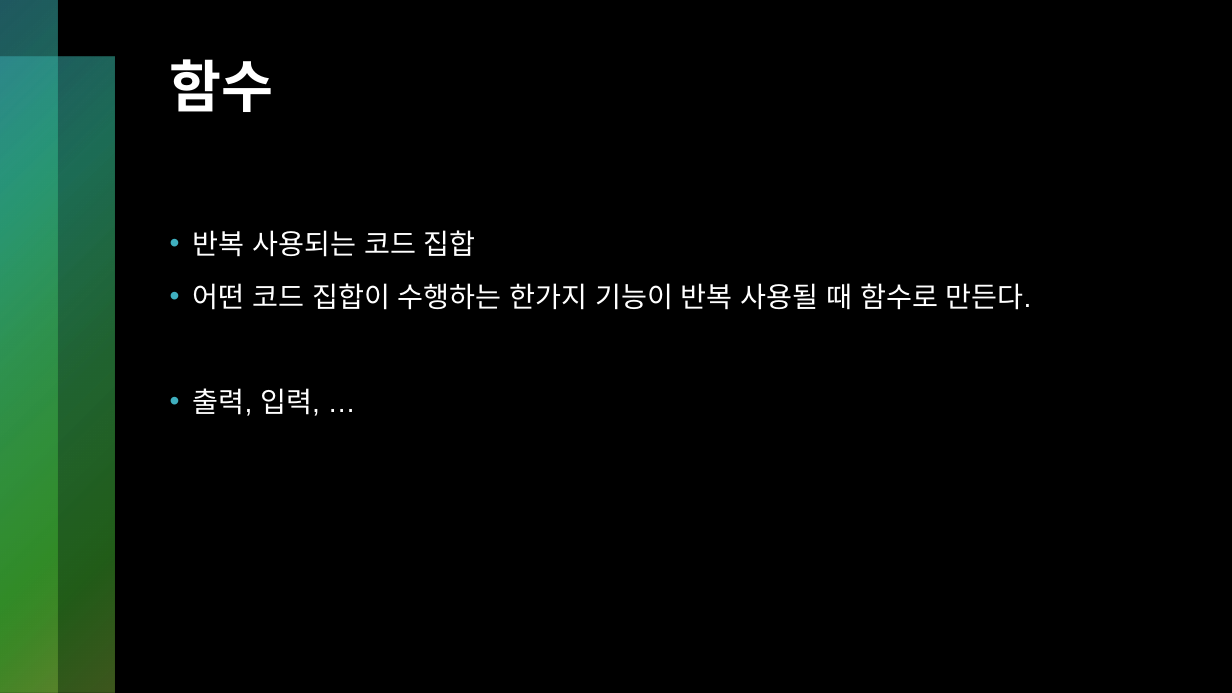
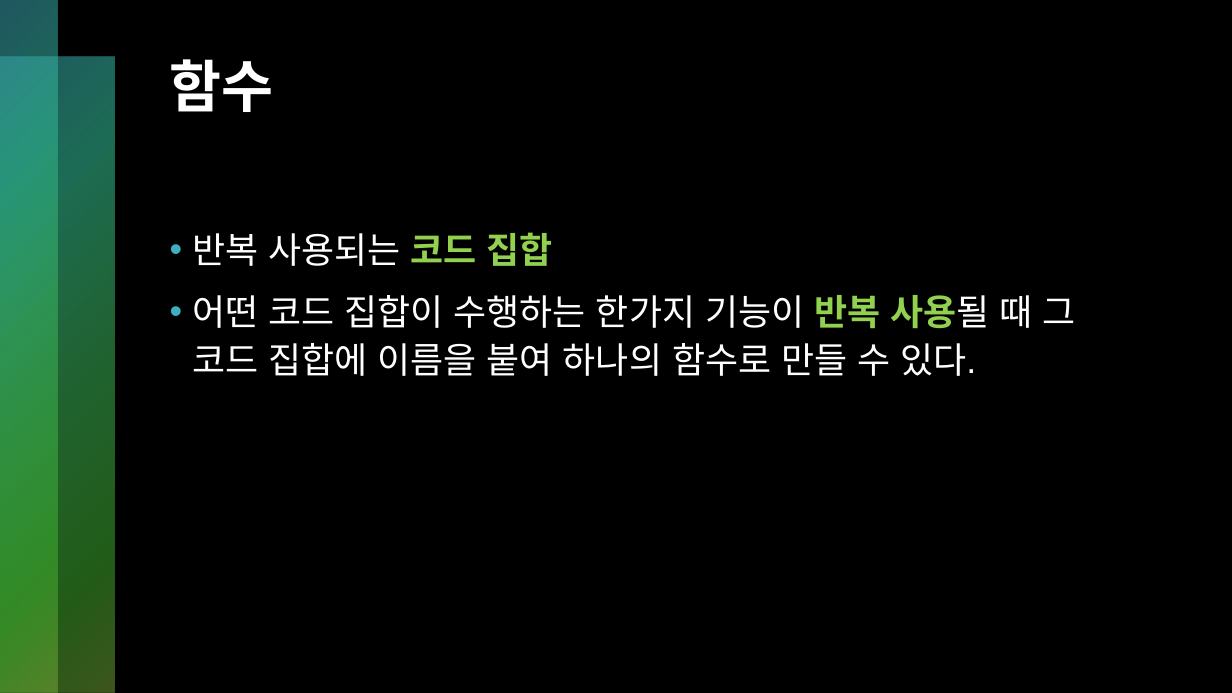
Before and after one commit to kckc0608/hiarc-2024-1-basic-study, a slide deck: slide 3 of [2024-1 기초 스터디] 7. 함수, 재귀함수.pptx. Drawn at 1232x693 pixels with LibreOffice and Linux fonts; fonts in the diff are those of the drawing. Boxes give left, top, right and bottom in pixels: in the first picture for what was removed or moved away, otherwise in the second. Text is boxed around its words. In the diff, an @@ line names an element or a change of style, - is before the commit and + after.

```diff
--- a/[2024-1 기초 스터디] 7. 함수, 재귀함수.pptx
+++ b/[2024-1 기초 스터디] 7. 함수, 재귀함수.pptx
@@ text at (193,232,553,266): size 22 to 28 pt in "반복 사용되는 코드 집합"; text colour #FFFFFF to #92D050, bold on in "코드 집합" @@
@@ text at (193,295,1075,376): text changed; size 22 to 28 pt @@
-• 어떤 코드 집합이 수행하는 한가지 기능이 반복 사용될 때 함수로 만든다.
-• 출력, 입력, …
+• 어떤 코드 집합이 수행하는 한가지 기능이 반복 사용될 때 그 코드 집합에 이름을 붙여 하나의 함수로 만들 수 있다.
```
Also in this commit, not shown: 16 other slides changed, 43 slides added, 4 slides removed, 12 other files.
